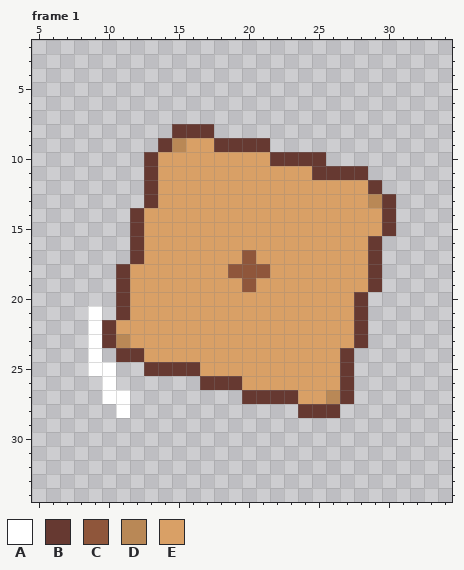
Pixel-art file, stored at SpilProg2 MirrorDB/Assets/Sprites/Dices/dice animation.aseprite. The picture above is the old version.
40x40 pixels, 6 frames. Shown: frame 1: x 5..34, y 2..34. The commit also changed other frames, which this record leaves out.
Palette (. is transparent): A #ffffff  B #663931  C #8f563b  D #b98856  E #d9a066
Pixels before, frame 1, first column x 9:
 8 ......BBB.............
 9 .....BDEEBBBB.........
10 ....BEEEEEEEEBBBB.....
11 ....BEEEEEEEEEEEBBBB..
12 ....BEEEEEEEEEEEEEEEB.
13 ....BEEEEEEEEEEEEEEEDB
14 ...BEEEEEEEEEEEEEEEEEB
15 ...BEEEEEEEEEEEEEEEEEB
16 ...BEEEEEEEEEEEEEEEEB.
17 ...BEEEEEEECEEEEEEEEB.
18 ..BEEEEEEECCCEEEEEEEB.
19 ..BEEEEEEEECEEEEEEEEB.
20 ..BEEEEEEEEEEEEEEEEB..
21 A.BEEEEEEEEEEEEEEEEB..
22 ABEEEEEEEEEEEEEEEEEB..
23 ABDEEEEEEEEEEEEEEEEB..
24 A.BBEEEEEEEEEEEEEEB...
25 AA..BBBBEEEEEEEEEEB...
26 .A......BBBEEEEEEEB...
27 .AA........BBBBEEDB...
28 ..A............BBB....
After:
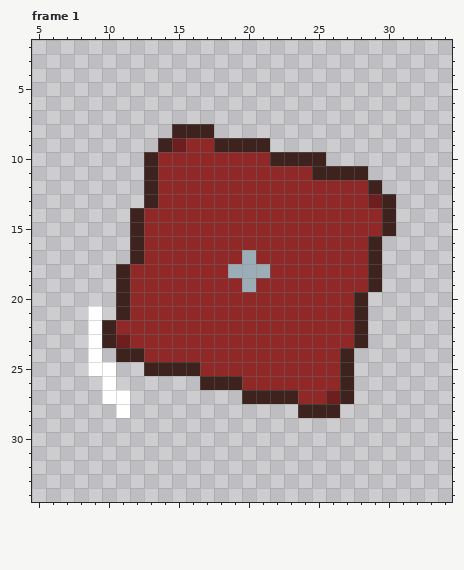
The exact change:
colour B: #663931 -> #3e221d
colour C: #8f563b -> #9badb7
colour D: #b98856 -> #6e1e1e
colour E: #d9a066 -> #912828
